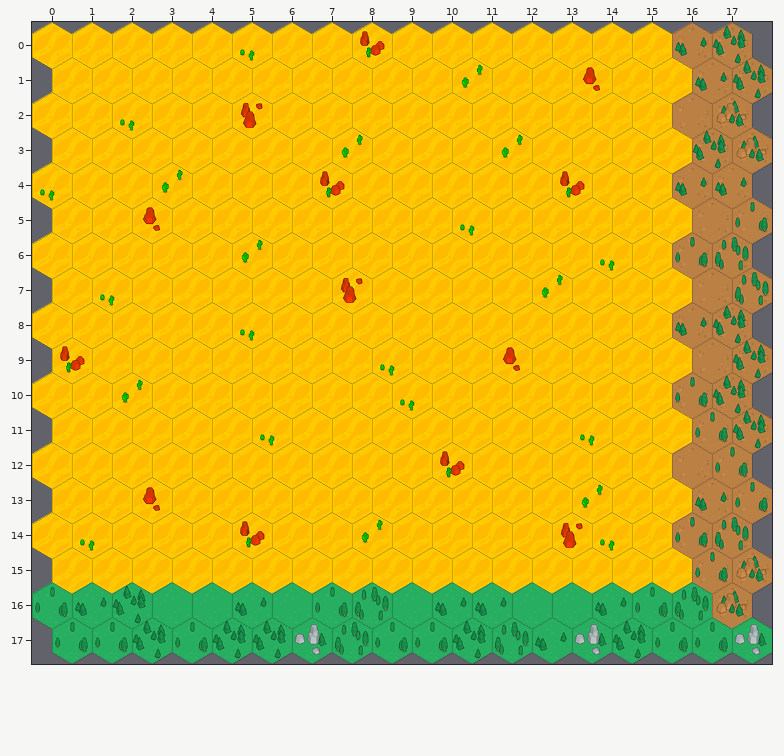
One commit to this Tiled map: game assests/game-map.tmx. The picture above is the old version.
Cells are 60x70 px. Hexagonal. Every second row is shifted by half a cell. Shown: x 0..17, y 0..17.
The same view after the edit:
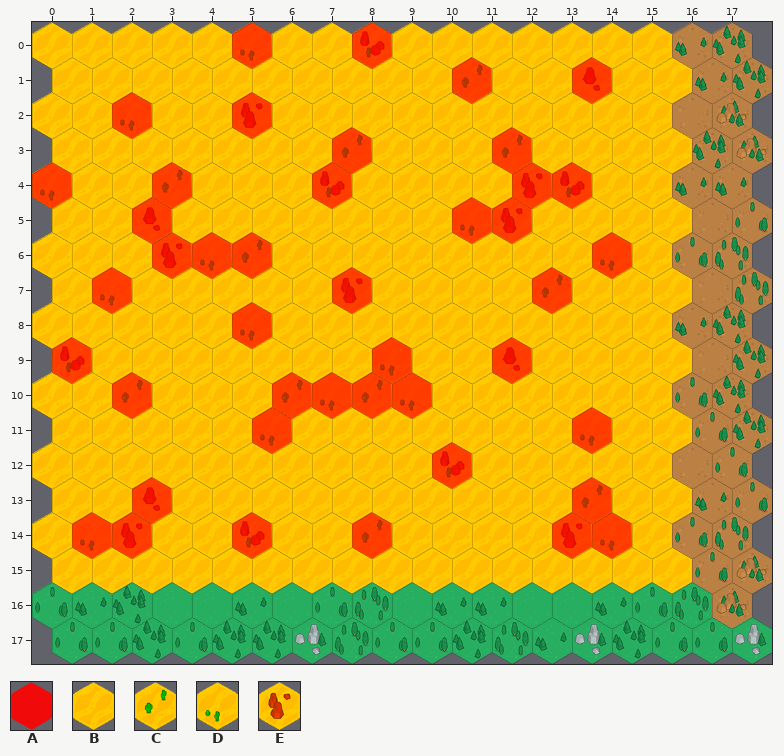
Key: from "collision": A 0; from "sand-1": B 0; from "sand-2": C 0; from "sand-3": D 0; from "sand-5": E 0.
_ is an empty cell.
Tiles of an added or newly shown layer are drawn over the layers below it.
What changed:
Layer "terrain":
y 4: x 12 B -> E
y 5: x 11 B -> E
y 6: x 3..4 BB -> ED
y 10: x 6..8 BBB -> CDC
y 14: x 2 B -> E
Layer "obstacles" (added):
y 0: x 5 _ -> A; x 8 _ -> A
y 1: x 10 _ -> A; x 13 _ -> A
y 2: x 2 _ -> A; x 5 _ -> A
y 3: x 7 _ -> A; x 11 _ -> A
y 4: x 0 _ -> A; x 3 _ -> A; x 7 _ -> A; x 12..13 __ -> AA
y 5: x 2 _ -> A; x 10..11 __ -> AA
y 6: x 3..5 ___ -> AAA; x 14 _ -> A
y 7: x 1 _ -> A; x 7 _ -> A; x 12 _ -> A
y 8: x 5 _ -> A
y 9: x 0 _ -> A; x 8 _ -> A; x 11 _ -> A
y 10: x 2 _ -> A; x 6..9 ____ -> AAAA
y 11: x 5 _ -> A; x 13 _ -> A
y 12: x 10 _ -> A
y 13: x 2 _ -> A; x 13 _ -> A
y 14: x 1..2 __ -> AA; x 5 _ -> A; x 8 _ -> A; x 13..14 __ -> AA
